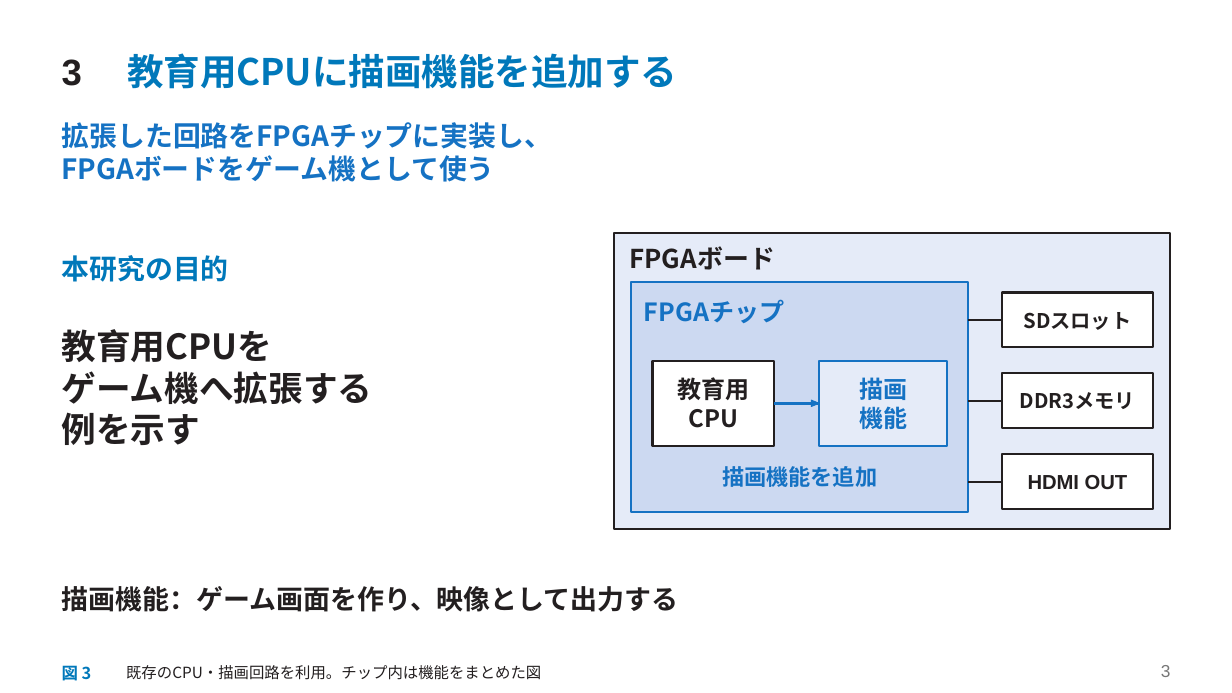
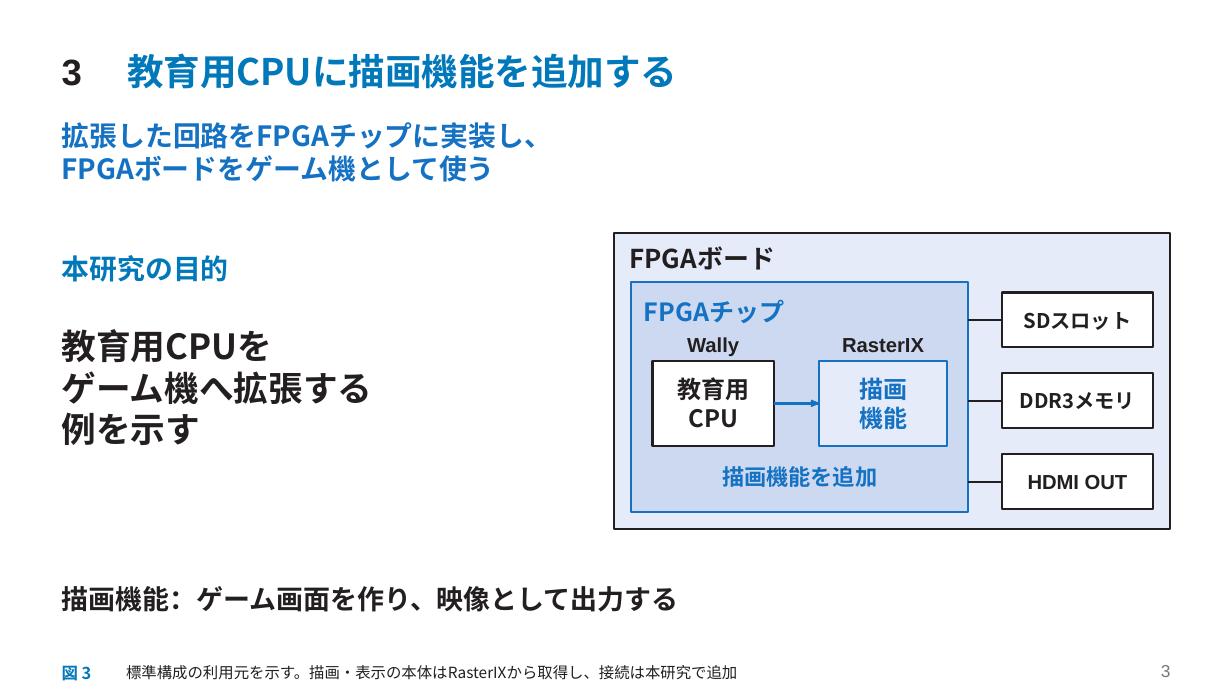
Before and after one commit to SoshiroFujimori/wally-game-console-research, a slide deck: slide 3 of docs/presentation/中間発表_主要事項.pptx. Drawn at 1232x693 pixels with LibreOffice and Linux fonts; fonts in the diff are those of the drawing. Boxes give left, top, right and bottom in pixels: in the first picture for what was removed or moved away, otherwise in the second. Text is boxed around its words. In the diff, an @@ line names an element or a change of style, - is before the commit and + after.

```diff
--- a/docs/presentation/中間発表_主要事項.pptx
+++ b/docs/presentation/中間発表_主要事項.pptx
@@ text added at bbox=[687, 337, 739, 356], 15.8 pt, text #231F20, bold @@
+Wally
@@ text added at bbox=[842, 338, 924, 352], 15.8 pt, text #231F20, bold @@
+RasterIX
@@ text at bbox=[126, 665, 737, 680]: text changed @@
-既存のCPU・描画回路を利用。チップ内は機能をまとめた図
+標準構成の利用元を示す。描画・表示の本体はRasterIXから取得し、接続は本研究で追加
```
Also in this commit, not shown: 7 other slides changed, 14 other files.
